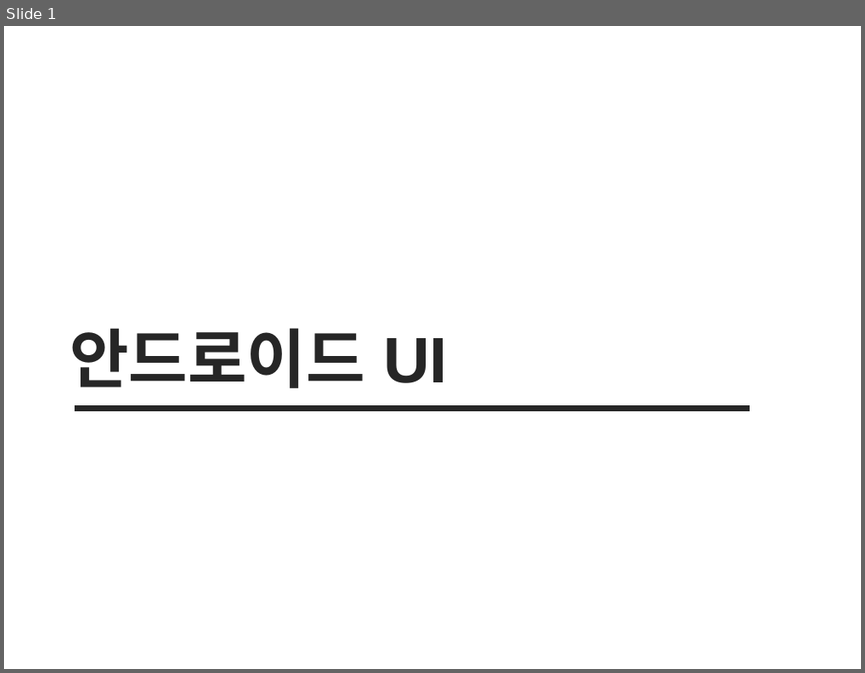
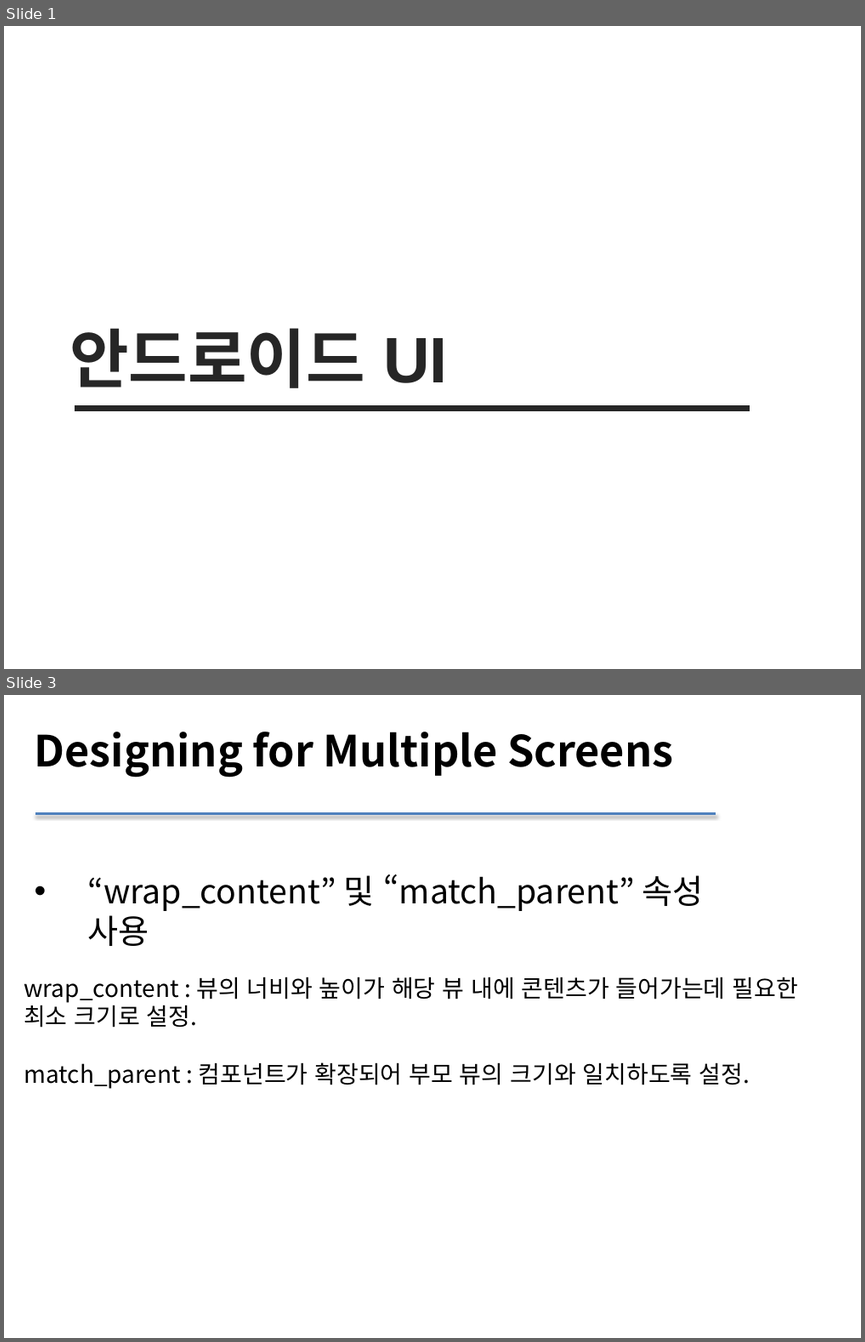
Before and after one commit to sc545/Beacon, a slide deck: 안드로이드 UI.pptx. Shown one above the other, each under a label of ours: slide 1 before the commit, slides 1 and 3 after it; the slides between them are not shown. The pictures are 865x673 and 865x1342 pixels, drawn with LibreOffice and Linux fonts; fonts in the diff are those of the drawing. Boxes give left, top, right and bottom in pixels: in the first picture for what was removed or moved away, otherwise in the second. Text is boxed around its words. In the diff, an @@ line names an element or a change of style, - is before the commit and + after.

```diff
--- a/안드로이드 UI.pptx
+++ b/안드로이드 UI.pptx
@@ slide 3 added at (4, 695, 861, 1338), background #FFFFFF @@
@@ text added at (35, 732, 673, 777), 36 pt, text #000000, bold @@
+Designing for Multiple Screens
@@ line added from (35, 814) to (716, 814), #4F81BD 2 pt @@
@@ text added at (88, 874, 703, 946), 28 pt, text #000000 @@
+• “wrap_content” 및 “match_parent” 속성 사용
@@ text added at (24, 976, 798, 1089), 20 pt, text #000000 @@
+wrap_content : 뷰의 너비와 높이가 해당 뷰 내에 콘텐츠가 들어가는데 필요한 최소 크기로 설정.
+match_parent : 컴포넌트가 확장되어 부모 뷰의 크기와 일치하도록 설정.
```
Also in this commit, not shown: 18 other slides added, 15 slides removed, 1 other file.
